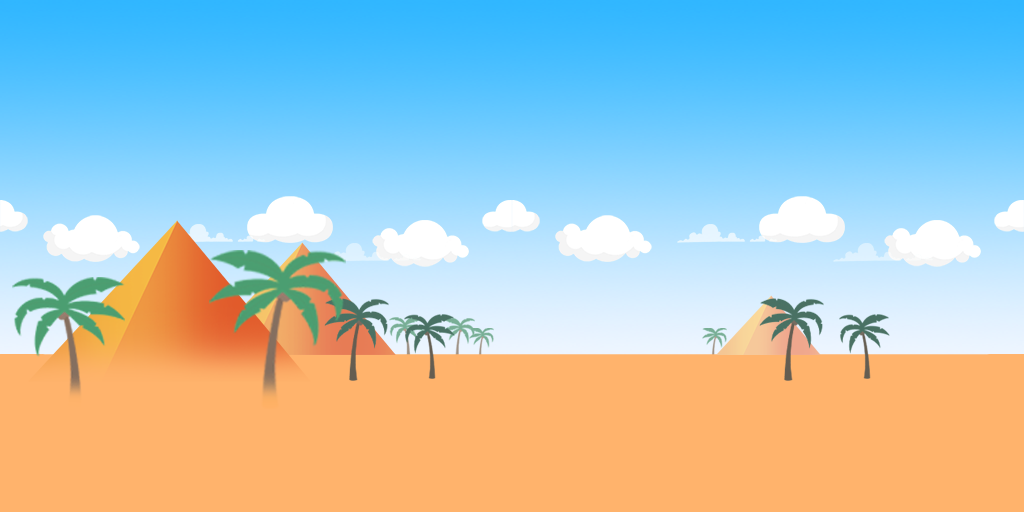
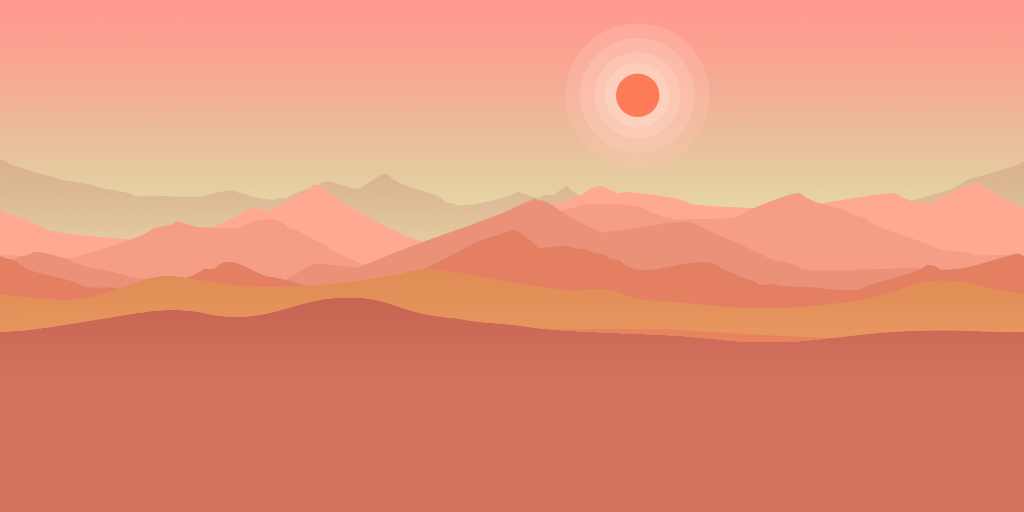
The second (1024, 512) image is a revision of the first. Changes to its layers:
removed layer "Layer 12 copy" over [209, 250, 346, 409]
removed layer "Layer 12" over [12, 277, 125, 408]
removed layer "Layer 13" over [84, 338, 512, 467]
removed layer "Layer 11 copy 5" over [759, 298, 890, 381]
removed layer "Layer 11" over [324, 298, 455, 381]
added layer "Layer 10" above "Layer 9" over [565, 23, 710, 168]
painted on "Layer 9" over [0, 268, 1024, 512]
painted on "Layer 8" over [0, 182, 1024, 382]
removed layer "Layer 8 copy 2" over [716, 295, 821, 355]
renamed "Layer 8 copy" to "Layer 7", opacity 100% → 40%, blend normal → multiply, painted on it over [0, 158, 1024, 355]
removed layer "Layer 6" over [0, 354, 1024, 512]
removed group "Cloud copy" (7 layers) over [512, 196, 1024, 267]
removed layer "Layer 4 copy" (1st of 2, in "Cloud copy") (was 46%) from group "Cloud copy" over [833, 243, 933, 262]
removed layer "Layer 4" (1st of 2, in "Cloud copy") (was 67%) from group "Cloud copy" over [677, 224, 777, 243]
removed layer "Layer 3" (1st of 2, in "Cloud copy") from group "Cloud copy" over [759, 196, 845, 243]
removed layer "Layer 2 copy" (1st of 2, in "Cloud copy") from group "Cloud copy" over [884, 220, 981, 267]
removed layer "Layer 2" (1st of 2, in "Cloud copy") from group "Cloud copy" over [555, 215, 652, 262]
removed group "Cloud" (7 layers) over [0, 196, 512, 267]
removed layer "Layer 4 copy" (2nd of 2, in "Cloud") (was 46%) from group "Cloud" over [321, 243, 421, 262]
removed layer "Layer 4" (2nd of 2, in "Cloud") (was 67%) from group "Cloud" over [165, 224, 265, 243]
removed layer "Layer 3" (2nd of 2, in "Cloud") from group "Cloud" over [247, 196, 333, 243]
removed layer "Layer 2 copy" (2nd of 2, in "Cloud") from group "Cloud" over [372, 220, 469, 267]
removed layer "Layer 2" (2nd of 2, in "Cloud") from group "Cloud" over [43, 215, 140, 262]
painted on "Layer 1" over [0, 0, 1024, 357]
…and 8 more changes (8 removed)
